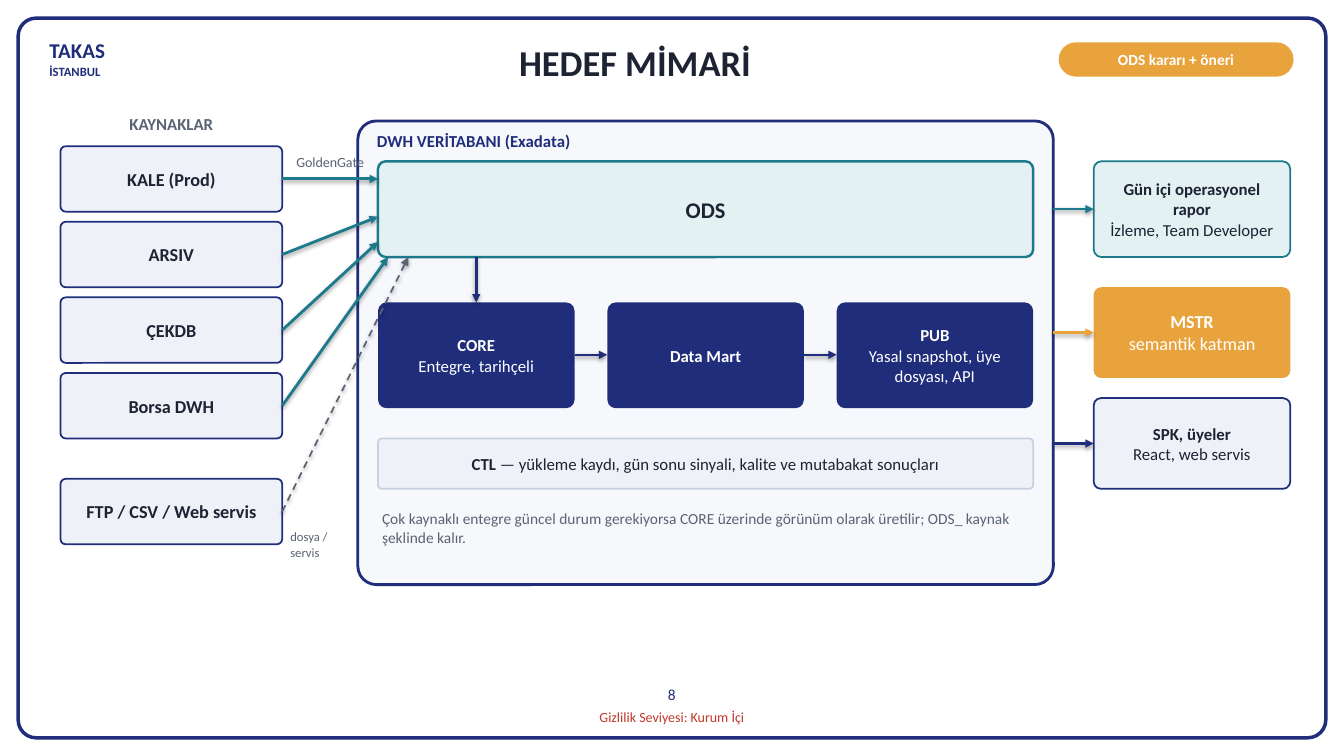
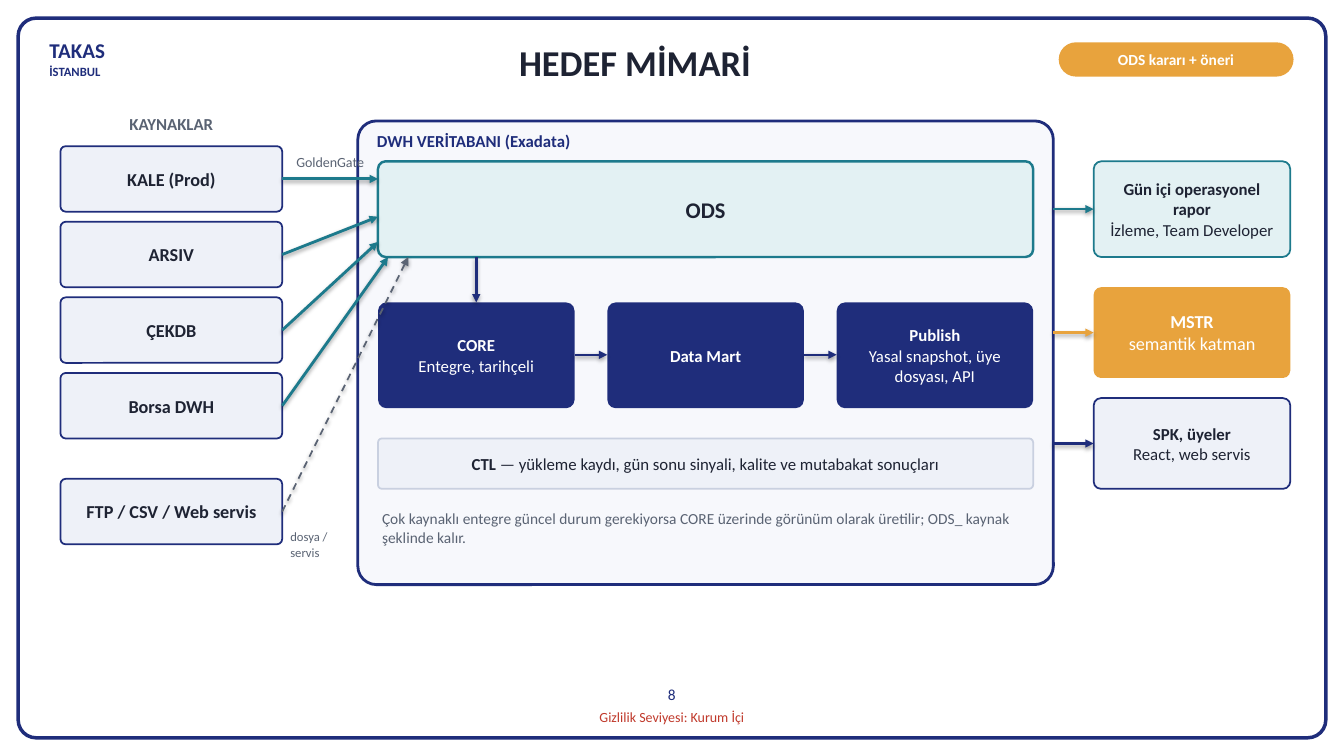
Before and after one commit to hanifidemirel0/Cursor-Projects, a slide deck: slide 8 of outputs/dwh-sunum-kasim-2026/5 - DWHSunum_Kasim2026.pptx. Drawn at 1344x756 pixels with LibreOffice and Linux fonts; fonts in the diff are those of the drawing. Boxes give left, top, right and bottom in pixels: in the first picture for what was removed or moved away, otherwise in the second. Text is boxed around its words. In the diff, an @@ line names an element or a change of style, - is before the commit and + after.

```diff
--- a/outputs/dwh-sunum-kasim-2026/5 - DWHSunum_Kasim2026.pptx
+++ b/outputs/dwh-sunum-kasim-2026/5 - DWHSunum_Kasim2026.pptx
@@ text in rounded rectangle at (x1=909, y1=329, x2=960, y2=341): text changed @@
-PUB
+Publish
```
Also in this commit, not shown: 2 other slides changed, 2 other files.
